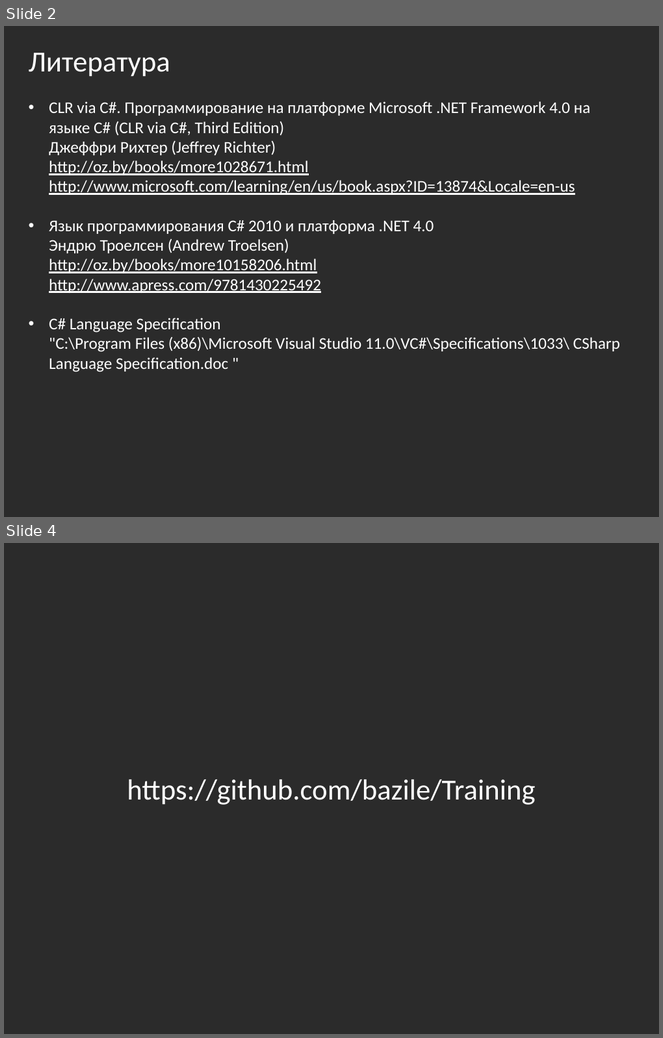
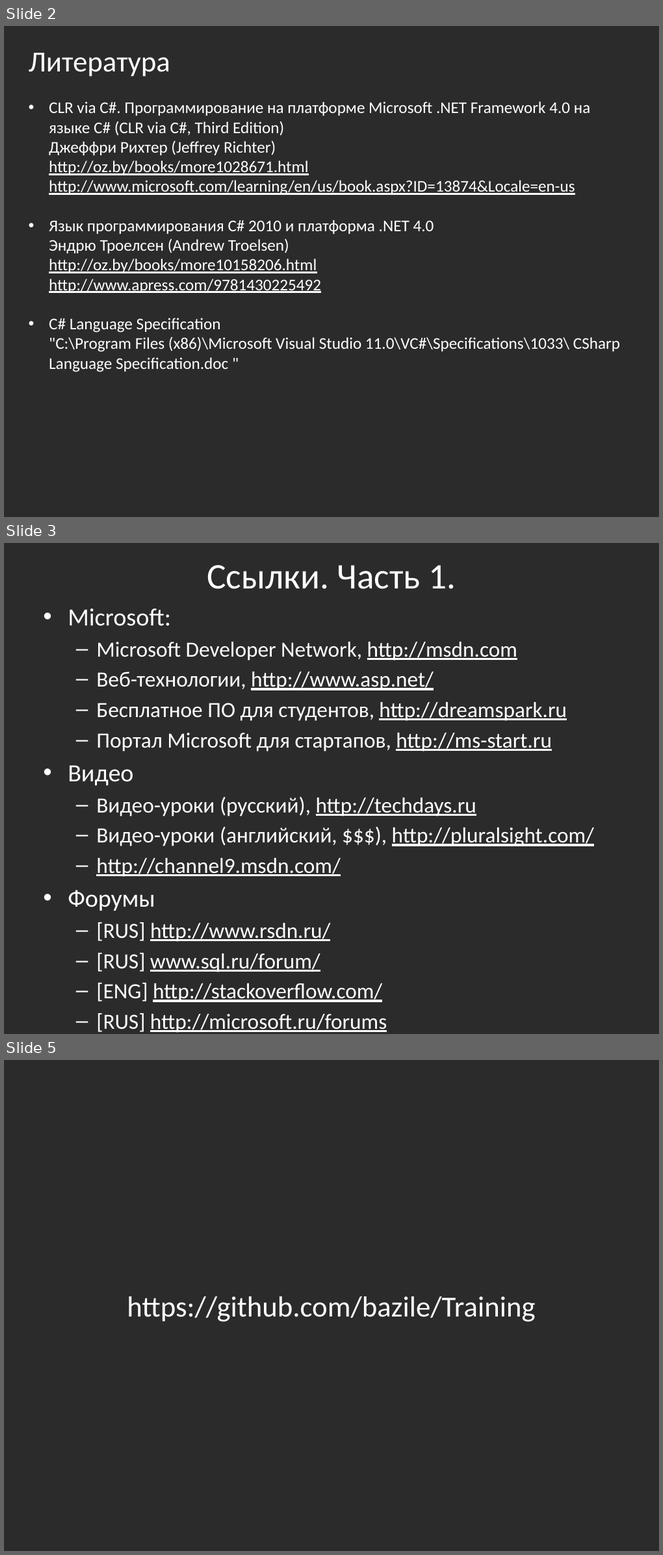
Before and after one commit to bazile/Training, a slide deck: Presentation/lesson-01.pptx. Shown one above the other, each under a label of ours: slides 2 and 4 before the commit, slides 2, 3 and 5 after it; the slides between them are not shown. The pictures are 663x1038 and 663x1555 pixels, drawn with LibreOffice and Linux fonts; fonts in the diff are those of the drawing; background and template pictures are left out; a plain dark background stands for a picture behind light text. Boxes give left, top, right and bottom in pixels: in the first picture for what was removed or moved away, otherwise in the second. Text is boxed around its words. In the diff, an @@ line names an element or a change of style, - is before the commit and + after.

```diff
--- a/Presentation/lesson-01.pptx
+++ b/Presentation/lesson-01.pptx
@@ slide 3 added at <box>4,543,659,1034</box>, background picture (left out) @@
@@ title added at <box>207,565,456,589</box>, 39.6 pt, text #FFFFFF @@
+Ссылки. Часть 1.
@@ text added at <box>68,609,594,1033</box>, 23.8 pt, text #FFFFFF, underline @@
+• Microsoft:
+  – Microsoft Developer Network, http://msdn.com
+  – Веб-технологии, http://www.asp.net/
+  – Бесплатное ПО для студентов, http://dreamspark.ru
+  – Портал Microsoft для стартапов, http://ms-start.ru
+• Видео
+  – Видео-уроки (русский), http://techdays.ru
+  – Видео-уроки (английский, $$$), http://pluralsight.com/
+  – http://channel9.msdn.com/
+• Форумы
+  – [RUS] http://www.rsdn.ru/
+  – [RUS] www.sql.ru/forum/
+  – [ENG] http://stackoverflow.com/
+  – [RUS] http://microsoft.ru/forums
@@ what was slide 4 is now slide 5 @@
```
Also in this commit, not shown: 5 slides changed, 1 other slide added.
